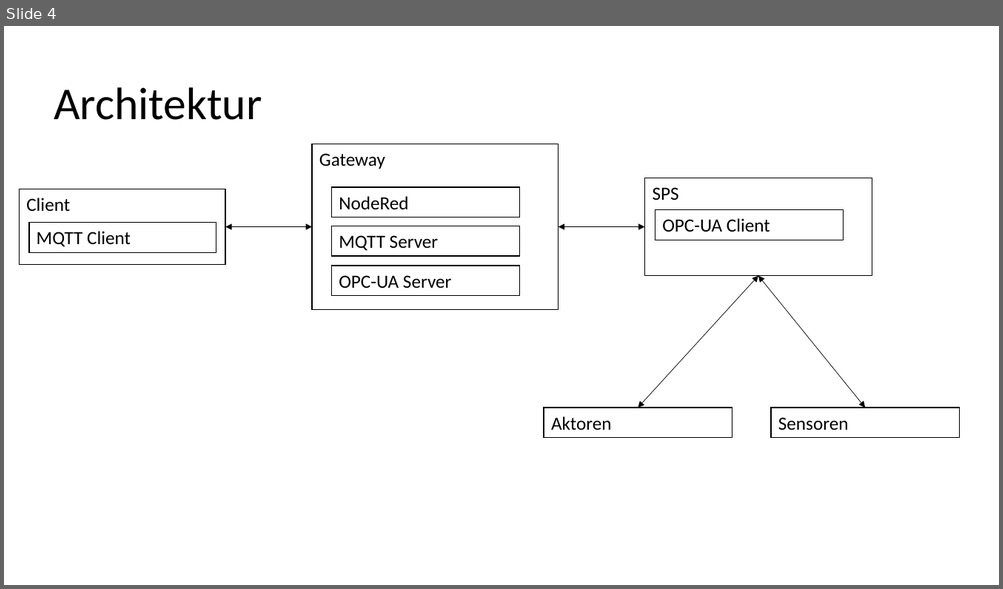
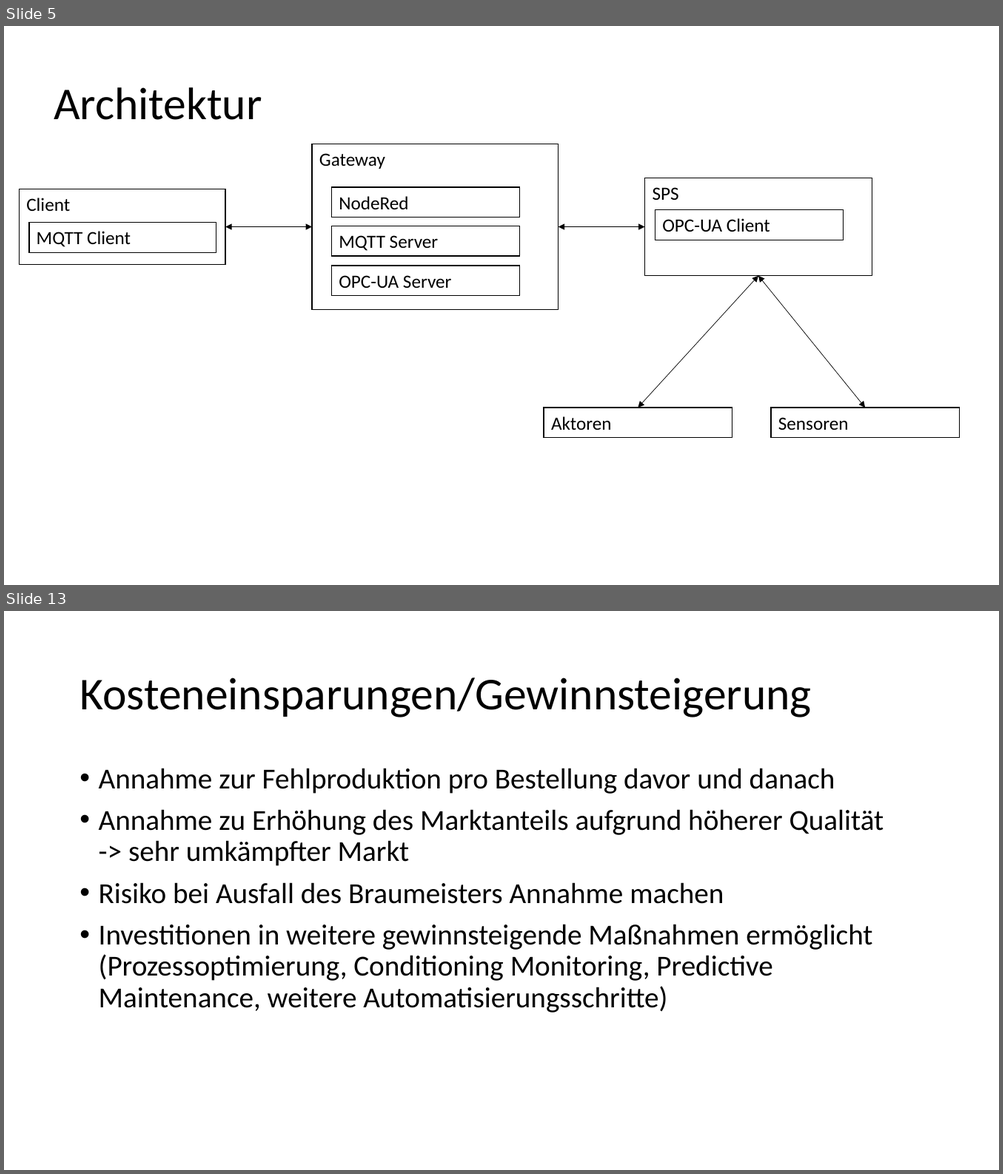
Before and after one commit to albae3333/DigitaleFabrik, a slide deck: Präsentation/Präsentation_Entwurf.pptx. Shown one above the other, each under a label of ours: slide 4 before the commit, slides 5 and 13 after it; the slides between them are not shown. The pictures are 1003x589 and 1003x1174 pixels, drawn with LibreOffice and Linux fonts; fonts in the diff are those of the drawing. Boxes give left, top, right and bottom in pixels: in the first picture for what was removed or moved away, otherwise in the second. Text is boxed around its words. In the diff, an @@ line names an element or a change of style, - is before the commit and + after.

```diff
--- a/Präsentation/Präsentation_Entwurf.pptx
+++ b/Präsentation/Präsentation_Entwurf.pptx
@@ slide 13 added at box(4, 611, 999, 1170), background #FFFFFF @@
@@ title added at box(79, 678, 811, 718), 44 pt, text #000000 @@
+Kosteneinsparungen/Gewinnsteigerung
@@ text added at box(99, 768, 884, 1013), 28 pt, text #000000 @@
+• Annahme zur Fehlproduktion pro Bestellung davor und danach
+• Annahme zu Erhöhung des Marktanteils aufgrund höherer Qualität
+  -> sehr umkämpfter Markt
+• Risiko bei Ausfall des Braumeisters Annahme machen
+• Investitionen in weitere gewinnsteigende Maßnahmen ermöglicht (Prozessoptimierung, Conditioning Monitoring, Predictive Maintenance, weitere Automatisierungsschritte)
@@ what was slide 4 is now slide 5 @@
```
Also in this commit, not shown: 1 slide changed, 8 other slides added, 2 slides removed, 3 other files.
